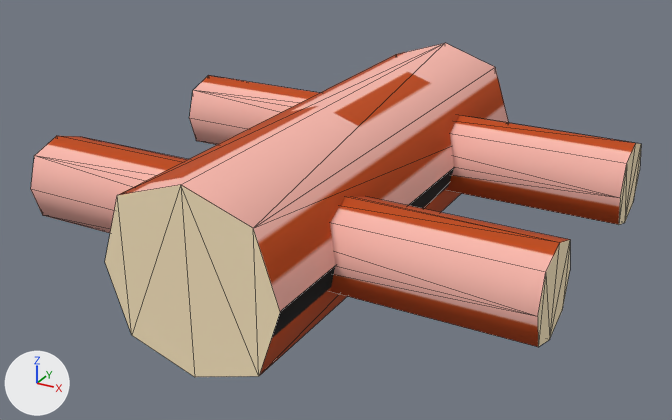
Renders of the OBJ model models/map_sxb/fence.obj from each side of a commit.
Camera for both pictures: a 50 mm camera at (38.9, -96.0, 32.7) aimed at (0.0, -25.3, -2.6). Lighting does not change. The marker at lower left points along +X, +Y and +Z. Mesh edges are drawn as thin lines. Where no turn or scale is listed for an object, it has been applied to the vertices. Vertices at the same position are counted once.

Objects in the first picture: 'fence'.
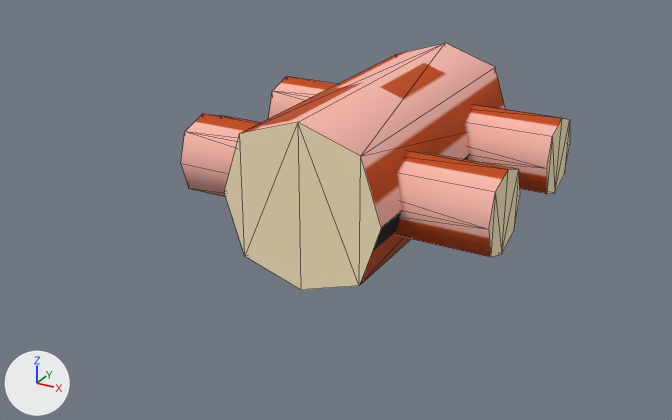
Commit message: Update fence model

Patch to the scene script:
```diff
--- a/models/map_sxb/fence.obj.py
+++ b/models/map_sxb/fence.obj.py
@@ me_fence @@
 me_fence.from_pydata(...)  # 48 vertices, 84 faces; spans x -24.0..24.0, y -48.0..0.0, z -8.0..8.0
 # used by ob_fence; location = (0.0, 0.0, 0.0)
 # before: 16 (8.0, -48.0, 0.0) at pixel (280, 311), 17 (6.0, -48.0, -6.0) at pixel (258, 376), 18 (6.0, -48.0, 6.0) at pixel (253, 228), 19 (0.0, -48.0, 8.0) at pixel (180, 184), 20 (0.0, -48.0, -8.0) at pixel (194, 377)
 # before: 21 (-6.0, -48.0, -6.0) at pixel (131, 335), 22 (-8.0, -48.0, 0.0) at pixel (104, 261), 23 (-6.0, -48.0, 6.0) at pixel (117, 195)
+# me_fence part 1: the loose piece of 16 vertices spanning x -24.0..24.0, y -40.0..-32.0, z -4.0..4.0 is scaled about its middle by (0.667, 1, 1), then moved by (0.0, 12.0, 0.0)
+# me_fence part 2: the loose piece of 16 vertices spanning x -24.0..24.0, y -16.0..-8.0, z -4.0..4.0 is scaled about its middle by (0.667, 1, 1), then moved by (0.0, 4.0, 0.0)
+# me_fence part 3
+for i in [*range(16, 24)]: me_fence.vertices[i].co += Vector((0.0, 16.0, 0.0))
 me_fence.materials.append(mat_textures_sxb_v1_earth_mushroom_tower_underside)
```

Boxes (x1, y1, x2, y2) around the edits, measured in the pictures (672 x 420 px; the box of a moved part takes in the faces that stretch with it):
'fence', reshaped (36% narrower, 26% shorter): before (31, 43, 641, 377); after (181, 43, 570, 290)
part 1 of me_fence, moved or reshaped: before (31, 136, 570, 347); after (181, 114, 520, 257)
part 2 of me_fence, moved or reshaped: before (189, 75, 641, 225); after (269, 76, 570, 194)
part 3 of me_fence, moved or reshaped: before (105, 43, 509, 377); after (224, 43, 506, 290)
